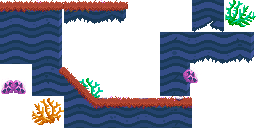
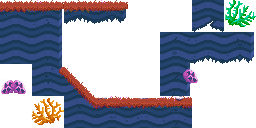
Layered file, before and after one edit (256x128). Changes by layer:
removed layer "Layer 9 copy 3" over left=79, top=78, right=103, bottom=99
